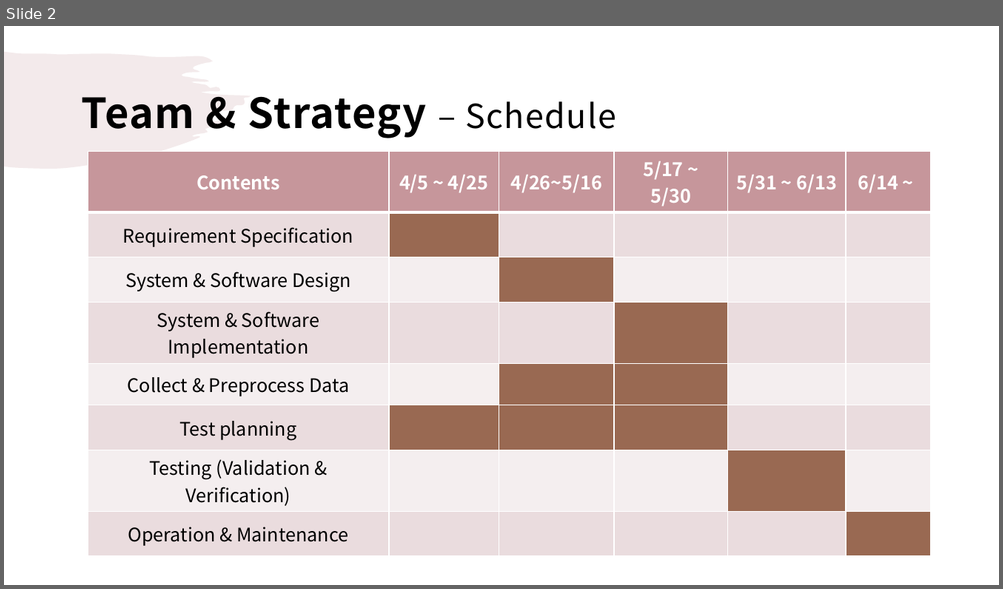
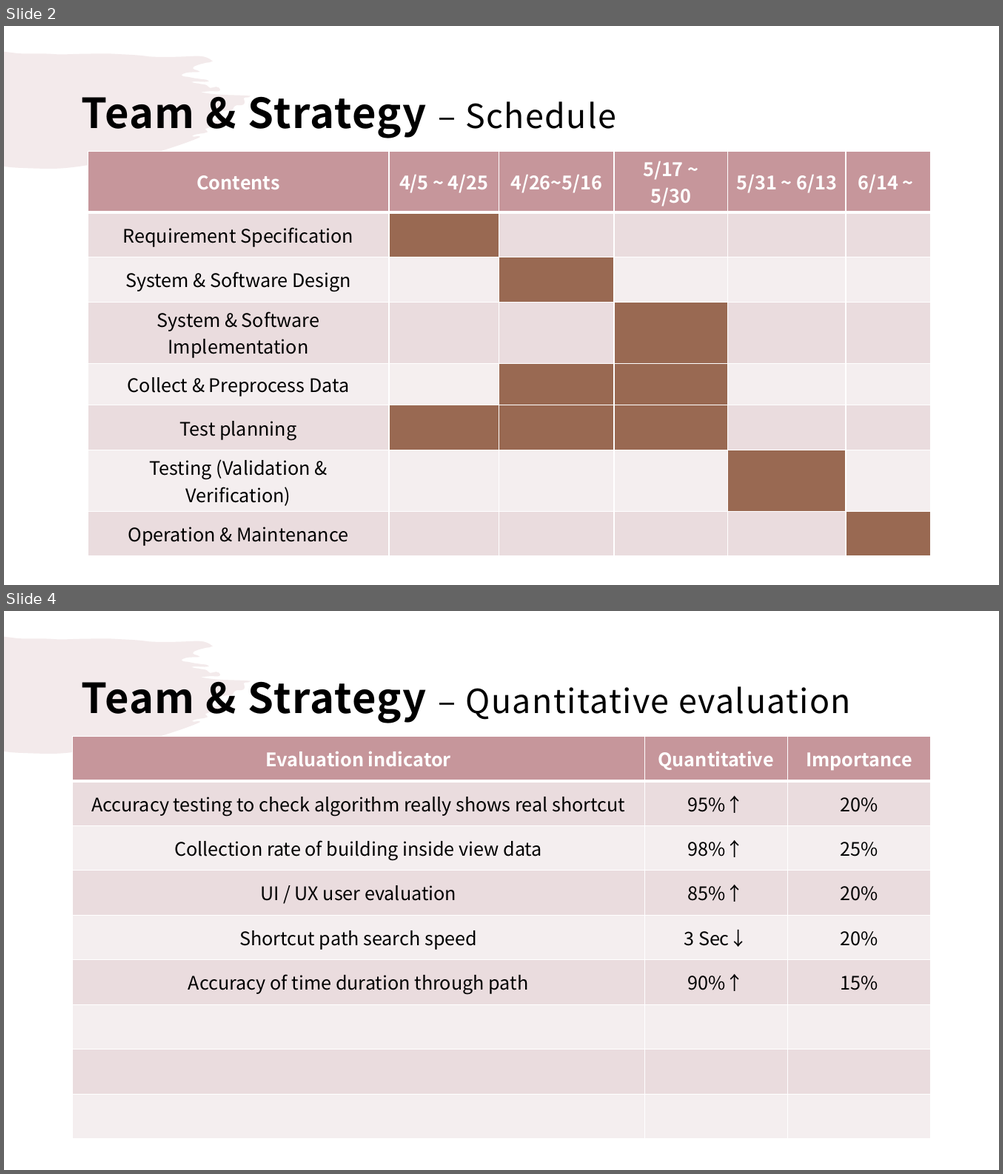
Before and after one commit to droongma/2021spring_41class_team13, a slide deck: Team_n_Strategy.pptx. Shown one above the other, each under a label of ours: slide 2 before the commit, slides 2 and 4 after it; the slides between them are not shown. The pictures are 1003x589 and 1003x1174 pixels, drawn with LibreOffice and Linux fonts; fonts in the diff are those of the drawing. Boxes give left, top, right and bottom in pixels: in the first picture for what was removed or moved away, otherwise in the second. Text is boxed around its words. In the diff, an @@ line names an element or a change of style, - is before the commit and + after.

Commit message:
Team & Strategy 평가지표 추가

```diff
--- a/Team_n_Strategy.pptx
+++ b/Team_n_Strategy.pptx
@@ slide 4 added at bbox=[4, 611, 999, 1170], background #FFFFFF; not listed: 1 template element that a slide beside it also shows @@
@@ title added at bbox=[81, 681, 851, 723], 32 pt, text #000000 @@
+Team & Strategy – Quantitative evaluation
@@ table added at bbox=[73, 736, 931, 1139], 9 rows, 3 columns @@
+Evaluation indicator | Quantitative | Importance
+Accuracy testing to check algorithm really shows real shortcut | 95%↑ | 20%
+Collection rate of building inside view data | 98%↑ | 25%
+UI / UX user evaluation | 85%↑ | 20%
+Shortcut path search speed | 3 Sec↓ | 20%
+Accuracy of time duration through path | 90%↑ | 15%
+ |  | 
+ |  | 
+ |  | 
```
Also in this commit, not shown: 1 slide changed.
